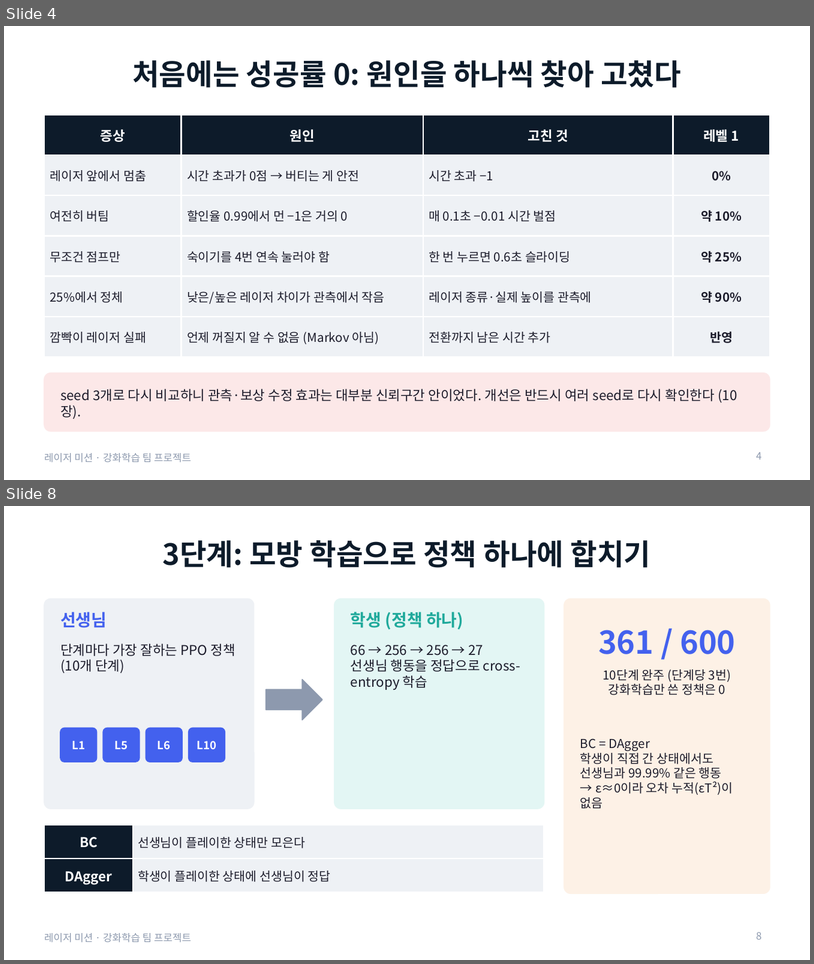
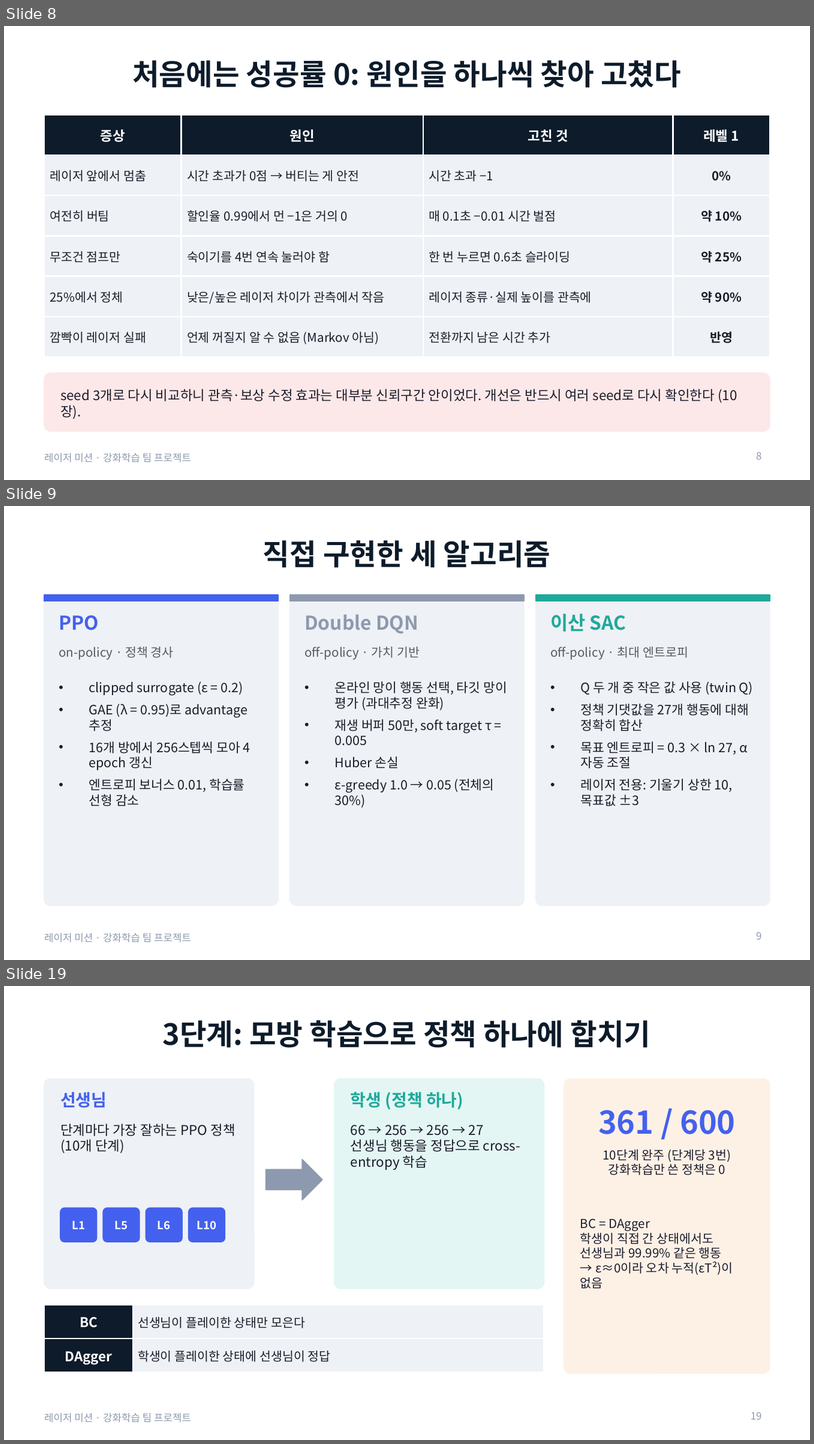
Before and after one commit to changxeokSong/reinforcement_learning, a slide deck: docs/LaserMission_presentation.pptx. Shown one above the other, each under a label of ours: slides 4 and 8 before the commit, slides 8, 9 and 19 after it; the slides between them are not shown. The pictures are 814x964 and 814x1444 pixels, drawn with LibreOffice and Linux fonts; fonts in the diff are those of the drawing. Boxes give left, top, right and bottom in pixels: in the first picture for what was removed or moved away, otherwise in the second. Text is boxed around its words. In the diff, an @@ line names an element or a change of style, - is before the commit and + after.

Commit message:
레이저 발표 자료 보강: 목표, 단계 구성, State·Action·Reward, 알고리즘·하이퍼파라미터, 구현 검증, 평가 지표, 실험 목록, 최종 빌드 재비교, 6단계 설계 수정과 충돌 예측, 기여, 참고 자료 (32장)

```diff
--- a/docs/LaserMission_presentation.pptx
+++ b/docs/LaserMission_presentation.pptx
@@ slide 9 added at <box>4,506,810,960</box>, background #FFFFFF; not listed: 1 template element that a slide beside it also shows @@
@@ title added at <box>263,540,551,568</box>, 26 pt, text #0D1B2A, bold @@
+직접 구현한 세 알고리즘
@@ rounded rectangle added at <box>44,595,278,905</box>, fill #EEF1F5, outline #EEF1F5 1 pt @@
@@ rectangle added at <box>44,595,278,601</box>, fill #4361EE, outline #4361EE 1 pt @@
@@ rounded rectangle added at <box>290,595,524,905</box>, fill #EEF1F5, outline #EEF1F5 1 pt @@
@@ rectangle added at <box>290,595,524,601</box>, fill #8D99AE, outline #8D99AE 1 pt @@
@@ rounded rectangle added at <box>536,595,770,905</box>, fill #EEF1F5, outline #EEF1F5 1 pt @@
@@ rectangle added at <box>536,595,770,601</box>, fill #1FA99B, outline #1FA99B 1 pt @@
@@ text added at <box>551,613,627,631</box>, 17 pt, text #1FA99B, bold @@
+이산 SAC
@@ text added at <box>59,615,99,630</box>, 17 pt, text #4361EE, bold @@
+PPO
@@ text added at <box>305,615,419,633</box>, 17 pt, text #8D99AE, bold @@
+Double DQN
@@ text added at <box>59,646,174,660</box>, 11 pt, text #555B66 @@
+on-policy · 정책 경사
@@ text added at <box>305,646,420,660</box>, 11 pt, text #555B66 @@
+off-policy · 가치 기반
@@ text added at <box>551,646,689,660</box>, 11 pt, text #555B66 @@
+off-policy · 최대 엔트로피
@@ text added at <box>89,681,251,806</box>, 11.5 pt, text #1B1B2A @@
+• clipped surrogate (ε = 0.2)
+• GAE (λ = 0.95)로 advantage 추정
+• 16개 방에서 256스텝씩 모아 4 epoch 갱신
+• 엔트로피 보너스 0.01, 학습률 선형 감소
@@ text added at <box>335,681,507,807</box>, 11.5 pt, text #1B1B2A @@
+• 온라인 망이 행동 선택, 타깃 망이 평가 (과대추정 완화)
+• 재생 버퍼 50만, soft target τ = 0.005
+• Huber 손실
+• ε-greedy 1.0 → 0.05 (전체의 30%)
@@ text added at <box>581,681,753,806</box>, 11.5 pt, text #1B1B2A @@
+• Q 두 개 중 작은 값 사용 (twin Q)
+• 정책 기댓값을 27개 행동에 대해 정확히 합산
+• 목표 엔트로피 = 0.3 × ln 27, α 자동 조절
+• 레이저 전용: 기울기 상한 10, 목표값 ±3
@@ page number added at <box>756,931,762,939</box>, 9 pt, text #8D99AE @@
+9
@@ what was slide 4 is now slide 8 @@
@@ page number at <box>756,451,762,459</box>: text changed @@
-4
+8
@@ what was slide 8 is now slide 19 @@
@@ page number at <box>751,1411,762,1419</box>: text changed @@
-8
+19
```
Also in this commit, not shown: 7 slides changed, 14 other slides added, 3 other files.
